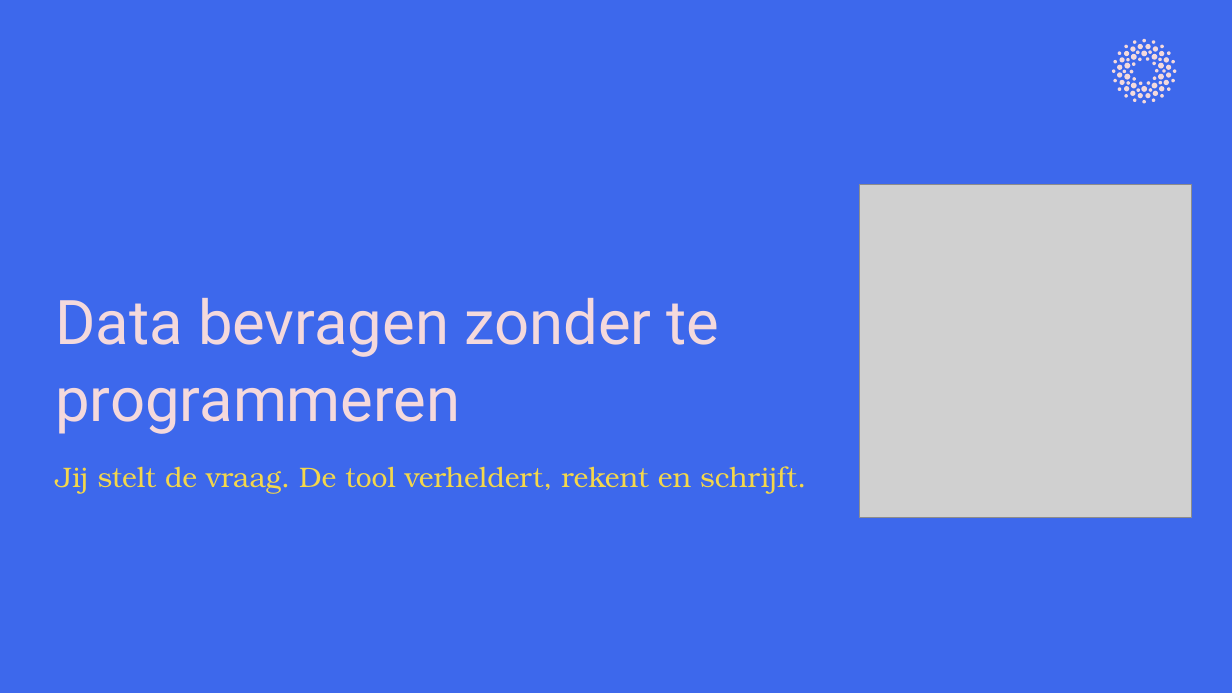
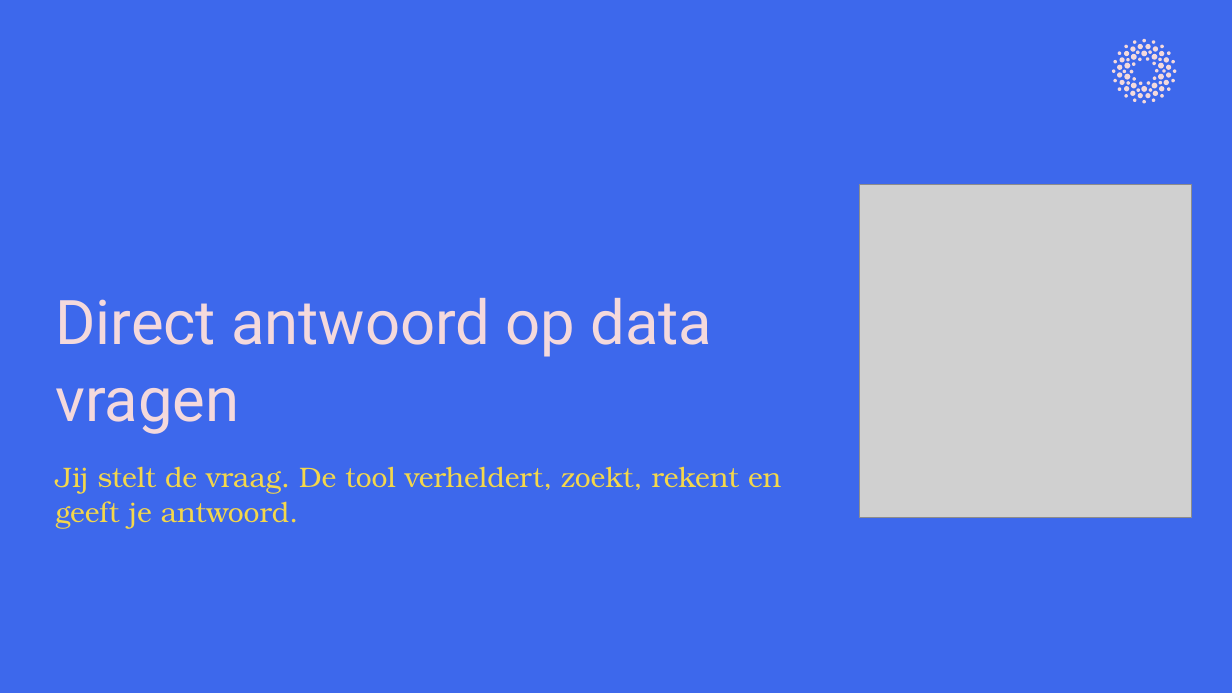
Before and after one commit to cedanl/clidev-presentaties, a slide deck: slide 5 of exports/261029_dair_onderwijsdata/261029_dair_onderwijsdata.pptx (slide 4 before the commit). Drawn at 1232x693 pixels with LibreOffice and Linux fonts; fonts in the diff are those of the drawing; grey boxes stand for pictures. Boxes give left, top, right and bottom in pixels: in the first picture for what was removed or moved away, otherwise in the second. Text is boxed around its words. In the diff, an @@ line names an element or a change of style, - is before the commit and + after.

```diff
--- a/exports/261029_dair_onderwijsdata/261029_dair_onderwijsdata.pptx
+++ b/exports/261029_dair_onderwijsdata/261029_dair_onderwijsdata.pptx
@@ text at (55, 298, 713, 434): text changed @@
-Data bevragen zonder te programmeren
+Direct antwoord op data vragen
@@ text at (55, 466, 781, 529): text changed @@
-Jij stelt de vraag. De tool verheldert, rekent en schrijft.
+Jij stelt de vraag. De tool verheldert, zoekt, rekent en geeft je antwoord.
```
Also in this commit, not shown: 15 other slides changed, 4 slides added, 4 slides removed, 2 other files.
